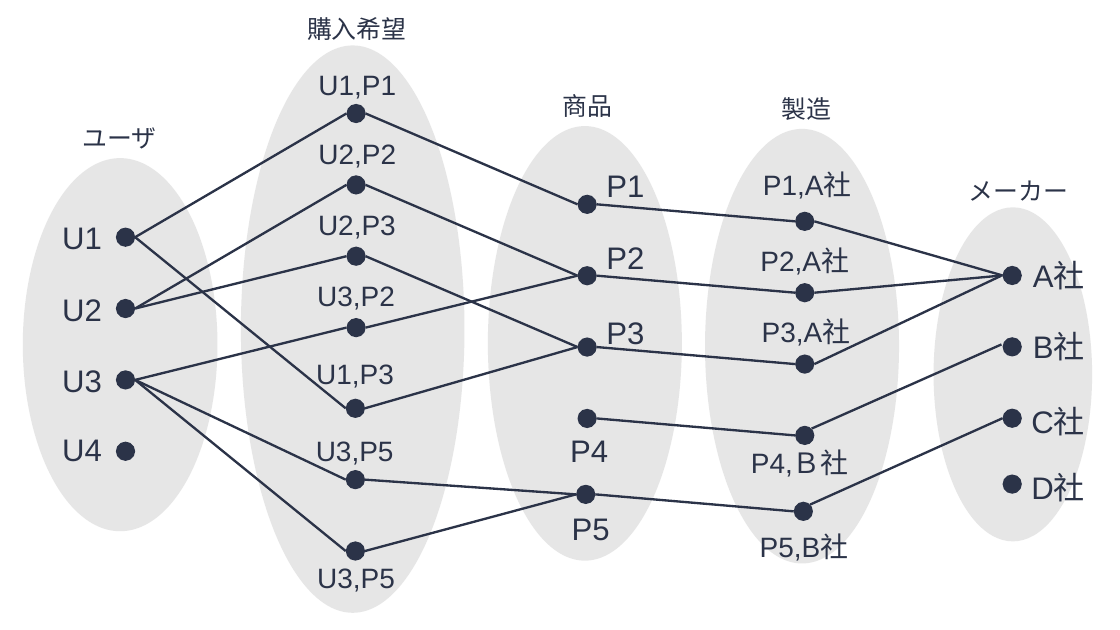
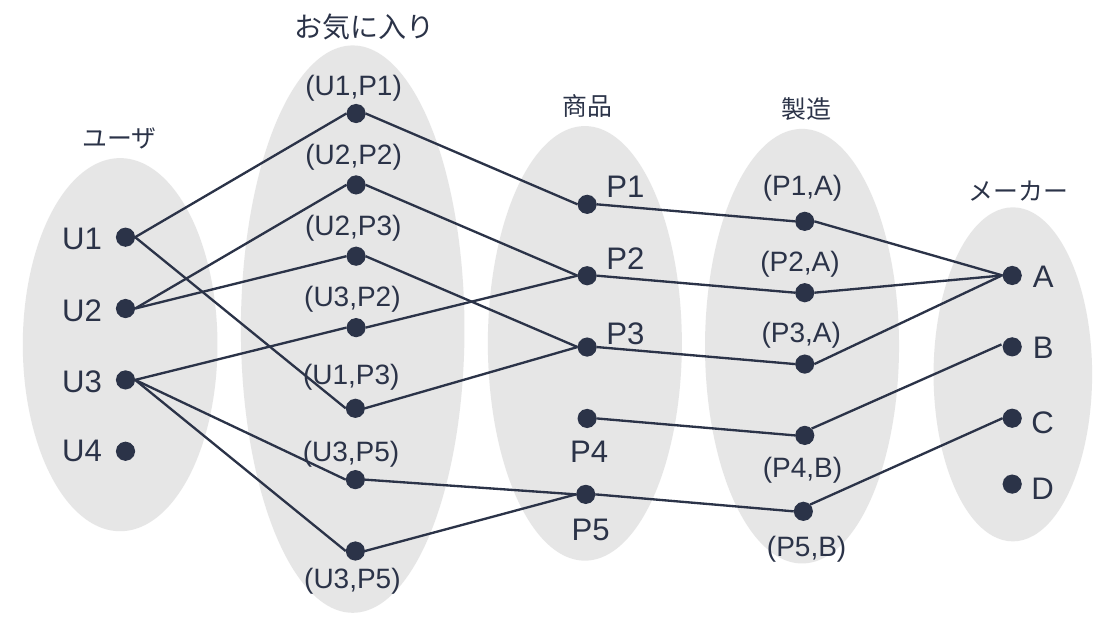
Before and after one commit to trycycle/database-textbook-draft, a slide deck: slide 27 of figure/__material/ppt/図表集-2026.pptx (slide 24 before the commit). Drawn at 1120x630 pixels with LibreOffice and Linux fonts; fonts in the diff are those of the drawing. Boxes give left, top, right and bottom in pixels: in the first picture for what was removed or moved away, otherwise in the second. Text is boxed around its words. In the diff, an @@ line names an element or a change of style, - is before the commit and + after.

```diff
--- a/figure/__material/ppt/図表集-2026.pptx
+++ b/figure/__material/ppt/図表集-2026.pptx
@@ text added at [294,13,434,40], 18 pt, text #2B3348 @@
+お気に入り
@@ text removed at [307,17,406,40] @@
-購入希望
@@ text at [305,74,401,101]: text changed @@
-U1,P1
+(U1,P1)
@@ text at [305,143,401,169]: text changed @@
-U2,P2
+(U2,P2)
@@ text at [763,174,842,200]: text changed @@
-P1,A社
+(P1,A)
@@ text at [305,214,401,240]: text changed @@
-U2,P3
+(U2,P3)
@@ text at [760,250,839,277]: text changed @@
-P2,A社
+(P2,A)
@@ text at [1033,265,1054,287]: text changed @@
-A社
+A
@@ text at [304,285,400,312]: text changed @@
-U3,P2
+(U3,P2)
@@ text at [762,321,841,348]: text changed @@
-P3,A社
+(P3,A)
@@ text at [1033,336,1054,358]: text changed @@
-B社
+B
@@ text at [303,363,399,390]: text changed @@
-U1,P3
+(U1,P3)
@@ text at [1031,411,1053,434]: text changed @@
-C社
+C
@@ text at [303,440,399,467]: text changed @@
-U3,P5
+(U3,P5)
@@ text at [763,456,842,482]: text changed @@
-P4,Ｂ社
+(P4,B)
@@ text at [1031,477,1053,499]: text changed @@
-D社
+D
@@ text at [767,535,846,561]: text changed @@
-P5,B社
+(P5,B)
@@ text at [304,567,400,593]: text changed @@
-U3,P5
+(U3,P5)
```
Also in this commit, not shown: 12 other slides changed, 5 slides added, 30 other files.
